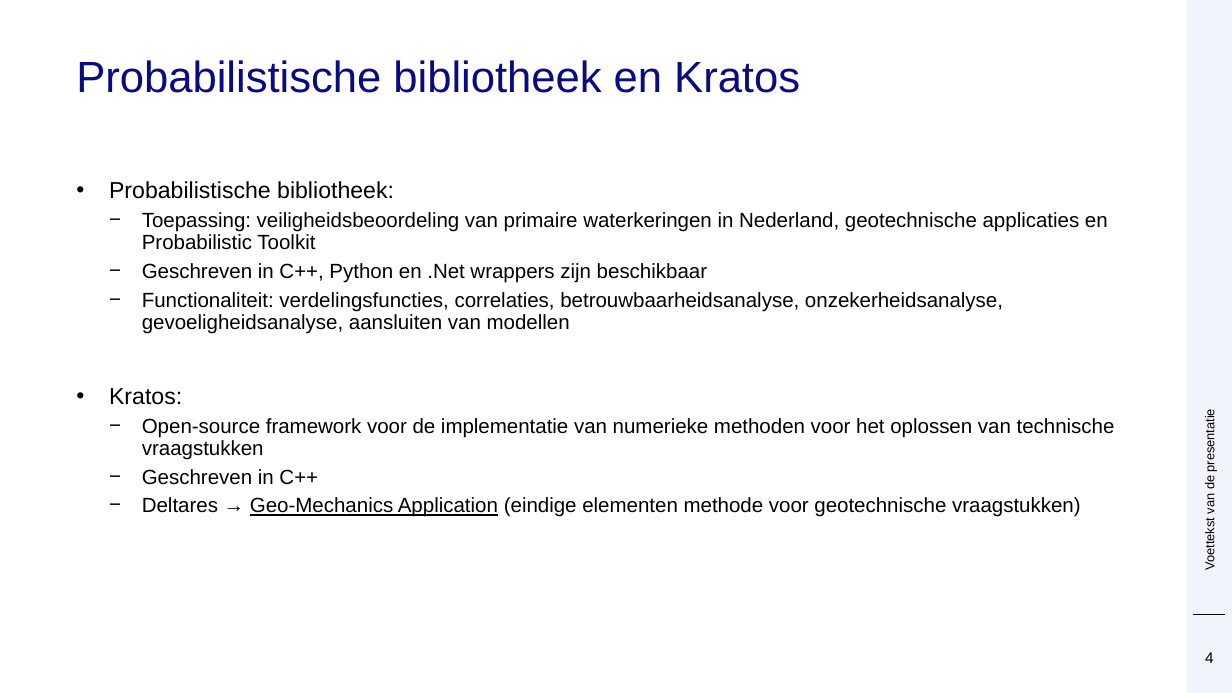
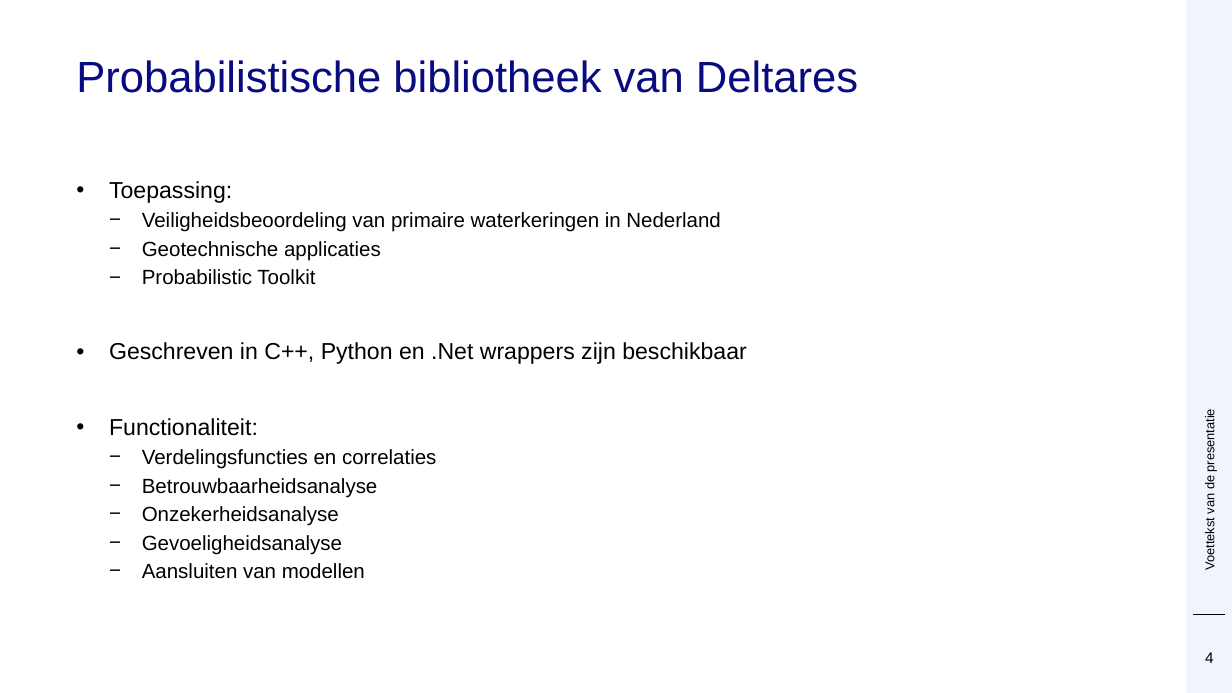
Before and after one commit to Deltares/ProbabilisticLibrary, a slide deck: slide 4 of sources/Deltares.Probabilistic.PWrapper.Examples/kratos/Prob Kratos DSD.pptx. Drawn at 1232x693 pixels with LibreOffice and Linux fonts; fonts in the diff are those of the drawing; background and template pictures are left out. Boxes give left, top, right and bottom in pixels: in the first picture for what was removed or moved away, otherwise in the second. Text is boxed around its words. In the diff, an @@ line names an element or a change of style, - is before the commit and + after.

```diff
--- a/sources/Deltares.Probabilistic.PWrapper.Examples/kratos/Prob Kratos DSD.pptx
+++ b/sources/Deltares.Probabilistic.PWrapper.Examples/kratos/Prob Kratos DSD.pptx
@@ title at <box>76,60,858,93</box>: text changed @@
-Probabilistische bibliotheek en Kratos
+Probabilistische bibliotheek van Deltares
@@ text at <box>109,181,720,285</box>: text changed @@
-• Probabilistische bibliotheek:
-  − Toepassing: veiligheidsbeoordeling van primaire waterkeringen in Nederland, geotechnische applicaties en Probabilistic Toolkit
+• Toepassing:
+  − Veiligheidsbeoordeling van primaire waterkeringen in Nederland
+  − Geotechnische applicaties
+  − Probabilistic Toolkit
@@ text at <box>109,342,747,364</box>: size 16 to 18 pt in "Geschreven in C++, Python en .Net wrappers ..."; bullet − to •; list level 2 to 1 in "Geschreven in C++, Python en ..." @@
@@ text at <box>109,418,436,579</box>: text changed @@
-  − Functionaliteit: verdelingsfuncties, correlaties, betrouwbaarheidsanalyse, onzekerheidsanalyse, gevoeligheidsanalyse, aansluiten van modellen
-• Kratos:
-  − Open-source framework voor de implementatie van numerieke methoden voor het oplossen van technische vraagstukken
-  − Geschreven in C++
-  − Deltares → Geo-Mechanics Application (eindige elementen methode voor geotechnische vraagstukken)
+• Functionaliteit:
+  − Verdelingsfuncties en correlaties
+  − Betrouwbaarheidsanalyse
+  − Onzekerheidsanalyse
+  − Gevoeligheidsanalyse
+  − Aansluiten van modellen
```
Also in this commit, not shown: 9 other slides changed, 1 slide removed, 2 other files.
